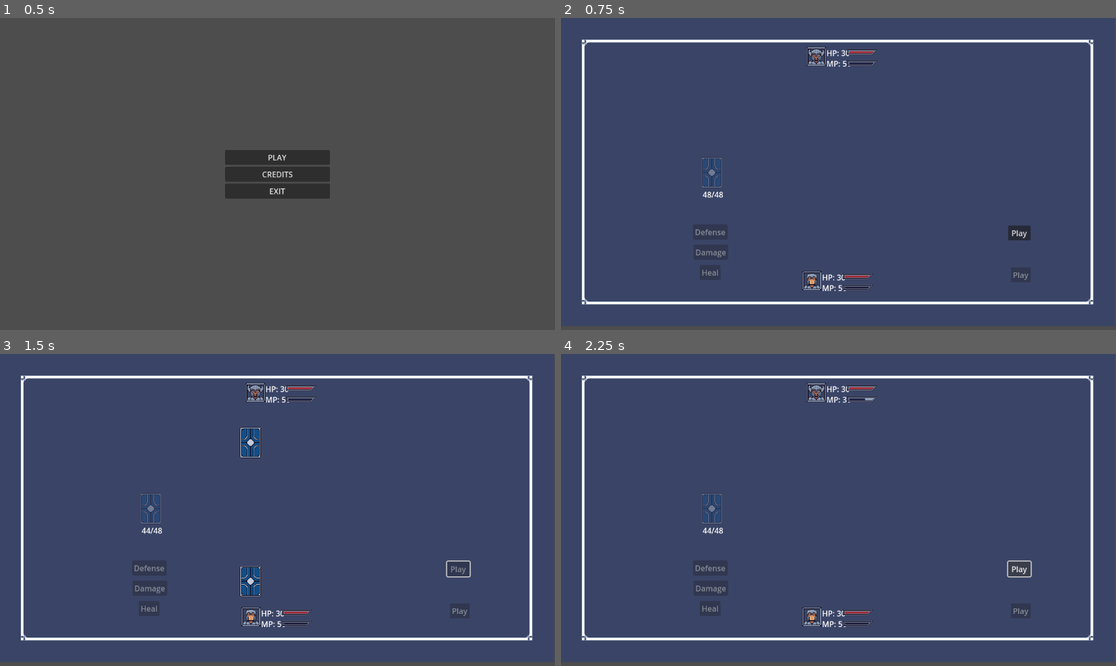
Above: before the commit, frames 1-4 (two rows, left to right).
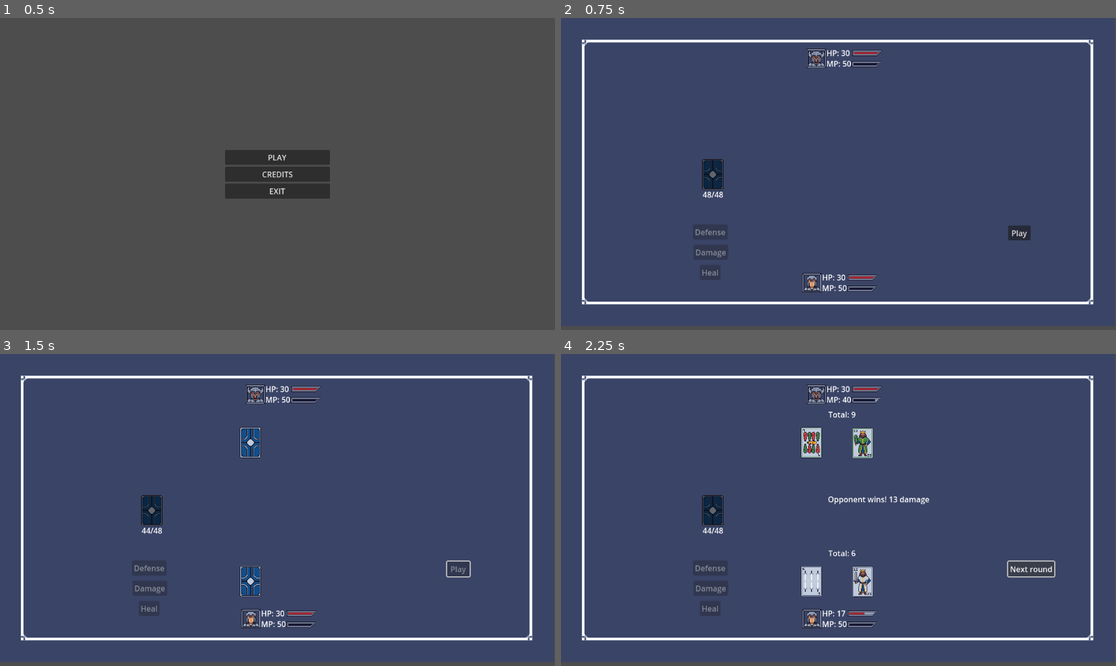
Above: after the commit, the same moments.

Repository: JavoMCL/CardGame
Game: Godot game, scene res://scenes/main_menu.tscn
Two runs of this game, one before a commit and one after it. Both use one fixed random seed, a clock stepped at 60 frames per second and the inputs below. The project has no main scene, so this scene is started directly.
Inputs:
- Up to frame 1 (0.5 s): no input
- Up to frame 2 (0.75 s): click "PLAY" at 0.5 s
- Up to frame 3 (1.5 s): click "Play" at 1.25 s
- Up to frame 4 (2.25 s): click "Next round" (after the commit: "Stand") at 2 s

Frame 1 is identical in both runs. In frame 2, 1.0% of the frame differs, in the area x 25-85%, y 9-88%; in frame 3, 1.0%; in frame 4, 3.1%, in the area x 25-90%, y 9-88%.

Commit message:
UI changes

Diff:
--- a/scenes/character.tscn
+++ b/scenes/character.tscn
@@ -1,7 +1,8 @@
-[gd_scene load_steps=5 format=3 uid="uid://dfw61i62c086h"]
+[gd_scene load_steps=10 format=3 uid="uid://dfw61i62c086h"]
 
 [ext_resource type="Script" uid="uid://ccdxkr2uitndc" path="res://scenes/script/character.gd" id="1_rkhd4"]
 [ext_resource type="Texture2D" uid="uid://dbqd3dhxa1x1t" path="res://tiles/Bar.png" id="2_rkhd4"]
+[ext_resource type="Texture2D" uid="uid://dn8yn1vn8iwq7" path="res://tiles/ManaSkills.png" id="3_lrhn5"]
 
 [sub_resource type="AtlasTexture" id="AtlasTexture_lrhn5"]
 atlas = ExtResource("2_rkhd4")
@@ -10,6 +11,45 @@
 [sub_resource type="AtlasTexture" id="AtlasTexture_my7n2"]
 atlas = ExtResource("2_rkhd4")
 region = Rect2(64.1594, 26.127, 63.8406, 11.7262)
+
+[sub_resource type="AtlasTexture" id="AtlasTexture_0lw5n"]
+atlas = ExtResource("3_lrhn5")
+region = Rect2(0, 16, 16, 16)
+
+[sub_resource type="AtlasTexture" id="AtlasTexture_dp8ca"]
+atlas = ExtResource("3_lrhn5")
+region = Rect2(16, 0, 16, 16)
+
+[sub_resource type="AtlasTexture" id="AtlasTexture_2cgup"]
+atlas = ExtResource("3_lrhn5")
+region = Rect2(0, 0, 16, 16)
+
+[sub_resource type="SpriteFrames" id="SpriteFrames_rkhd4"]
+animations = [{
+"frames": [{
+"duration": 1.0,
+"texture": SubResource("AtlasTexture_0lw5n")
+}],
+"loop": true,
+"name": &"damage",
+"speed": 5.0
+}, {
+"frames": [{
+"duration": 1.0,
+"texture": SubResource("AtlasTexture_dp8ca")
+}],
+"loop": true,
+"name": &"defense",
+"speed": 5.0
+}, {
+"frames": [{
+"duration": 1.0,
+"texture": SubResource("AtlasTexture_2cgup")
+}],
+"loop": true,
+"name": &"heal",
+"speed": 5.0
+}]
 
 [node name="Character" type="Control"]
 layout_mode = 3
@@ -20,8 +60,9 @@
 
 [node name="Portrait" type="TextureRect" parent="."]
 layout_mode = 0
+offset_top = 4.0
 offset_right = 40.0
-offset_bottom = 40.0
+offset_bottom = 44.0
 
 [node name="HpLabel" type="Label" parent="."]
 layout_mode = 0
@@ -39,20 +80,26 @@
 
 [node name="HpBar" type="TextureProgressBar" parent="."]
 layout_mode = 0
-offset_left = 83.0
-offset_top = 5.0
-offset_right = 148.0
-offset_bottom = 45.0
+offset_left = 93.0
+offset_top = 7.0
+offset_right = 158.0
+offset_bottom = 47.0
 value = 100.0
 texture_under = SubResource("AtlasTexture_lrhn5")
 texture_progress = SubResource("AtlasTexture_my7n2")
 
 [node name="MpBar" type="TextureProgressBar" parent="."]
-offset_left = 83.0
-offset_top = 28.0
-offset_right = 148.0
-offset_bottom = 68.0
+layout_mode = 0
+offset_left = 92.0
+offset_top = 30.0
+offset_right = 157.0
+offset_bottom = 70.0
 value = 100.0
 texture_under = SubResource("AtlasTexture_lrhn5")
 texture_progress = SubResource("AtlasTexture_my7n2")
 tint_progress = Color(0.129412, 0.545098, 1, 1)
+
+[node name="SkillSprite" type="AnimatedSprite2D" parent="."]
+position = Vector2(101, 53)
+sprite_frames = SubResource("SpriteFrames_rkhd4")
+animation = &"heal"
--- a/scenes/play.tscn
+++ b/scenes/play.tscn
@@ -22,9 +22,13 @@
 tile_size = Vector2i(32, 32)
 sources/0 = SubResource("TileSetAtlasSource_nak7m")
 
-[sub_resource type="AtlasTexture" id="AtlasTexture_1o7w5"]
+[sub_resource type="AtlasTexture" id="AtlasTexture_efqae"]
 atlas = ExtResource("4_hsi3f")
-region = Rect2(9.74656, 0, 44.6377, 64)
+region = Rect2(0, 0, 64.6923, 64)
+
+[sub_resource type="AtlasTexture" id="AtlasTexture_e1qq8"]
+atlas = ExtResource("4_hsi3f")
+region = Rect2(63.5052, 0, 64.4948, 64)
 
 [node name="Play" type="Node2D"]
 script = ExtResource("1_bq38n")
@@ -49,23 +53,6 @@
 offset_right = 975.0
 offset_bottom = 462.0
 text = "PLAY"
-
-[node name="HitButton" type="Button" parent="CanvasLayer"]
-offset_left = 287.0
-offset_top = 285.0
-offset_right = 343.0
-offset_bottom = 357.0
-text = "
-"
-icon = SubResource("AtlasTexture_1o7w5")
-flat = true
-
-[node name="StandButton" type="Button" parent="CanvasLayer"]
-offset_left = 934.0
-offset_top = 518.0
-offset_right = 975.0
-offset_bottom = 549.0
-text = "Play"
 
 [node name="WinnerLabel" type="Label" parent="CanvasLayer"]
 offset_left = 554.0
@@ -119,6 +106,14 @@
 [node name="EndMenu" parent="CanvasLayer" instance=ExtResource("6_j27tm")]
 visible = false
 
+[node name="HitButton" type="TextureButton" parent="CanvasLayer"]
+offset_left = 283.0
+offset_top = 293.0
+offset_right = 347.0
+offset_bottom = 357.0
+texture_normal = SubResource("AtlasTexture_efqae")
+texture_hover = SubResource("AtlasTexture_e1qq8")
+
 [node name="Camera2D" type="Camera2D" parent="."]
 position = Vector2(578, 324)
 
--- a/scenes/script/character.gd
+++ b/scenes/script/character.gd
@@ -13,13 +13,15 @@
 @onready var portrait: TextureRect = $Portrait
 @onready var hp_label: Label = $HpLabel
 @onready var mana_label: Label = $ManaLabel
-@onready var hp_bar: TextureProgressBar = $HpBar
-@onready var mp_bar: TextureProgressBar = $MpBar
+@onready var skill_sprite: AnimatedSprite2D = $SkillSprite
+@onready var mana_bar: TextureProgressBar = $MpBar
+@onready var health_bar: TextureProgressBar = $HpBar
 
 const DEFENSE_COST := 20
 const DAMAGE_COST := 20
 const HEAL_COST := 30
 const HEAL_AMOUNT := 5
+const HEAL_ICON_DURATION := 0.5
 
 var current_hp: int
 var current_mana: int
@@ -27,10 +29,15 @@
 
 var pending_skill: String = "none"
 
-
 func _ready() -> void:
 	current_hp = max_hp
 	current_mana = max_mana
+
+	health_bar.max_value = max_hp
+	health_bar.value = current_hp
+
+	mana_bar.max_value = max_mana
+	mana_bar.value = current_mana
 
 	if portrait_texture:
 		portrait.texture = portrait_texture
@@ -38,90 +45,65 @@
 	if card_area_path != NodePath(""):
 		card_area = get_node(card_area_path)
 
+	skill_sprite.visible = false
+
 	_update_hp_label()
-	_update_hp_bar()
-
 	_update_mana_label()
-	_update_mp_bar()
-
 
 func get_score() -> int:
 	return card_area.calculate_score()
 
-
 func get_card_count() -> int:
 	return card_area.card_count()
-
 
 func is_special_trio() -> bool:
 	return card_area.is_special_trio()
 
-
 func take_damage(amount: int) -> void:
 	current_hp = max(current_hp - amount, 0)
-
 	_update_hp_label()
 	_update_hp_bar()
-
 	hp_changed.emit(current_hp)
 
 	if current_hp <= 0:
 		defeated.emit()
 
-
 func heal(amount: int) -> void:
 	current_hp = min(current_hp + amount, max_hp)
-
 	_update_hp_label()
 	_update_hp_bar()
-
 	hp_changed.emit(current_hp)
-
 
 func is_alive() -> bool:
 	return current_hp > 0
 
-
 func reset_hp() -> void:
 	current_hp = max_hp
-
 	_update_hp_label()
 	_update_hp_bar()
-
 	hp_changed.emit(current_hp)
-
 
 func reset_mana() -> void:
 	current_mana = max_mana
-
 	_update_mana_label()
-	_update_mp_bar()
-
+	_update_mana_bar()
 	mana_changed.emit(current_mana)
-
 
 func can_afford(cost: int) -> bool:
 	return current_mana >= cost
 
-
 func spend_mana(cost: int) -> void:
 	current_mana = max(current_mana - cost, 0)
-
 	_update_mana_label()
-	_update_mp_bar()
-
+	_update_mana_bar()
 	mana_changed.emit(current_mana)
-
 
 func gain_mana(amount: int) -> void:
 	if current_mana < max_mana:
 		current_mana = min(current_mana + amount, max_mana)
-
 		_update_mana_label()
-		_update_mp_bar()
-
+		_update_mana_bar()
 		mana_changed.emit(current_mana)
-
 
 func use_skill(skill_name: String) -> bool:
 	if pending_skill != "none":
@@ -132,13 +114,10 @@
 	match skill_name:
 		"defense":
 			cost = DEFENSE_COST
-
 		"damage":
 			cost = DAMAGE_COST
-
 		"heal":
 			cost = HEAL_COST
-
 		_:
 			return false
 
@@ -146,36 +125,38 @@
 		return false
 
 	spend_mana(cost)
+	skill_sprite.play(skill_name)
+	skill_sprite.visible = true
 
 	if skill_name == "heal":
 		heal(HEAL_AMOUNT)
+		_hide_heal_icon_after_delay()
 	else:
 		pending_skill = skill_name
 
 	return true
 
+func _hide_heal_icon_after_delay() -> void:
+	await get_tree().create_timer(HEAL_ICON_DURATION).timeout
+
+	if skill_sprite.animation == "heal":
+		skill_sprite.visible = false
 
 func has_used_skill() -> bool:
 	return pending_skill != "none"
 
-
 func clear_pending_skill() -> void:
 	pending_skill = "none"
-
+	skill_sprite.visible = false
 
 func _update_hp_label() -> void:
 	hp_label.text = "HP: %d" % current_hp
 
-
-func _update_hp_bar() -> void:
-	hp_bar.max_value = max_hp
-	hp_bar.value = current_hp
-
-
 func _update_mana_label() -> void:
 	mana_label.text = "MP: %d" % current_mana
 
+func _update_hp_bar() -> void:
+	health_bar.value = current_hp
 
-func _update_mp_bar() -> void:
-	mp_bar.max_value = max_mana
-	mp_bar.value = current_mana
+func _update_mana_bar() -> void:
+	mana_bar.value = current_mana
--- a/scenes/script/play.gd
+++ b/scenes/script/play.gd
@@ -7,8 +7,7 @@
 @onready var opponent_character: Control = $CanvasLayer/OpponentCharacter
 
 @onready var play_button: Button = $CanvasLayer/PlayButton
-@onready var hit_button: Button = $CanvasLayer/HitButton
-@onready var stand_button: Button = $CanvasLayer/StandButton
+@onready var hit_button: TextureButton = $CanvasLayer/HitButton
 @onready var defense_skill_button: Button = $CanvasLayer/DefenseSkillButton
 @onready var damage_skill_button: Button = $CanvasLayer/DamageSkillButton
 @onready var heal_skill_button: Button = $CanvasLayer/HealSkillButton
@@ -23,19 +22,29 @@
 const MAX_FIGHTS := 4
 const MAIN_MENU_SCENE := "res://scenes/main_menu.tscn"
 
+const DISABLED_BUTTON_COLOR := Color(0.5, 0.5, 0.5, 1.0)
+const HOVER_BUTTON_COLOR := Color(1.3, 1.3, 1.3, 1.0)
+const NORMAL_BUTTON_COLOR := Color.WHITE
+
 var round_active: bool = false
 var combat_over: bool = false
 var current_fight: int = 1
 var is_paused: bool = false
 
+
 func _ready() -> void:
 	play_button.pressed.connect(_on_play_pressed)
 	hit_button.pressed.connect(_on_hit_pressed)
-	stand_button.pressed.connect(_on_stand_pressed)
+
 	defense_skill_button.pressed.connect(_on_defense_skill_pressed)
 	damage_skill_button.pressed.connect(_on_damage_skill_pressed)
 	heal_skill_button.pressed.connect(_on_heal_skill_pressed)
+
+	hit_button.mouse_entered.connect(_on_hit_mouse_entered)
+	hit_button.mouse_exited.connect(_on_hit_mouse_exited)
+
 	deck.card_dealt.connect(_on_card_dealt)
+
 	player_character.defeated.connect(_on_character_defeated)
 	opponent_character.defeated.connect(_on_character_defeated)
 
@@ -47,127 +56,183 @@
 	_reset_round()
 	_update_deck_label(deck.cards_remaining())
 
+
 func _unhandled_input(event: InputEvent) -> void:
 	if event.is_action_pressed("ui_cancel"):
 		_toggle_pause()
 
+
 func _toggle_pause() -> void:
 	if combat_over:
-		return # a win/lose/final menu is already showing, ESC shouldn't open pause over it
+		return
 
 	if is_paused:
 		_on_continue_pressed()
 	else:
 		_pause_game()
 
+
 func _pause_game() -> void:
 	is_paused = true
 	get_tree().paused = true
 	end_menu.show_result("Paused", true, true)
 
+
 func _on_continue_pressed() -> void:
 	is_paused = false
 	get_tree().paused = false
 	end_menu.hide_menu()
 
+
 func _on_card_dealt(remaining: int) -> void:
 	_update_deck_label(remaining)
 
+
 func _update_deck_label(remaining: int) -> void:
 	deck_count_label.text = "%d/%d" % [remaining, deck.total_cards()]
 
+
 func _on_play_pressed() -> void:
 	if combat_over:
 		return
 
+	if round_active and winner_label.text != "":
+		_reset_round()
+		_start_round()
+		return
+
 	if round_active:
-		_reset_round()
-		return
-
-	play_button.disabled = true
-	hit_button.disabled = true
-	stand_button.disabled = true
+		_on_stand_pressed()
+		return
+
+	_start_round()
+
+
+func _start_round() -> void:
+	_set_button_disabled(play_button, true)
+	_set_button_disabled(hit_button, true)
 	_disable_skill_buttons()
+
 	winner_label.text = ""
 	round_active = true
 
 	player_character.clear_pending_skill()
 	opponent_character.clear_pending_skill()
 
-	player_area.receive_cards(deck.deal(), deck.deal(), true)
-	await opponent_area.receive_cards(deck.deal(), deck.deal(), false)
+	player_area.receive_cards(
+		deck.deal(),
+		deck.deal(),
+		true
+	)
+
+	await opponent_area.receive_cards(
+		deck.deal(),
+		deck.deal(),
+		false
+	)
 
 	_opponent_decide()
 
-	play_button.text = "Next round"
-	play_button.disabled = false
-	hit_button.disabled = false
-	stand_button.disabled = false
+	play_button.text = "Stand"
+
+	_set_button_disabled(play_button, false)
+	_set_button_disabled(hit_button, false)
 	_enable_skill_buttons()
+
 
 func _on_hit_pressed() -> void:
 	if player_area.has_third_card():
 		return
-	hit_button.disabled = true
+
+	_set_button_disabled(hit_button, true)
 	_disable_skill_buttons()
+
 	await player_area.add_extra_card(deck.deal())
+
+
+func _on_hit_mouse_entered() -> void:
+	if not hit_button.disabled:
+		hit_button.modulate = HOVER_BUTTON_COLOR
+
+
+func _on_hit_mouse_exited() -> void:
+	if not hit_button.disabled:
+		hit_button.modulate = NORMAL_BUTTON_COLOR
+
 
 func _on_defense_skill_pressed() -> void:
 	_try_use_player_skill("defense")
 
+
 func _on_damage_skill_pressed() -> void:
 	_try_use_player_skill("damage")
 
+
 func _on_heal_skill_pressed() -> void:
 	_try_use_player_skill("heal")
+
 
 func _try_use_player_skill(skill_name: String) -> void:
 	if player_character.use_skill(skill_name):
 		_disable_skill_buttons()
+
 
 func _disable_skill_buttons() -> void:
 	defense_skill_button.disabled = true
 	damage_skill_button.disabled = true
 	heal_skill_button.disabled = true
 
+
 func _enable_skill_buttons() -> void:
 	defense_skill_button.disabled = false
 	damage_skill_button.disabled = false
 	heal_skill_button.disabled = false
 
+
 func _opponent_decide() -> void:
 	var initial_score: int = opponent_area.calculate_score()
 
 	if opponent_character.current_hp < opponent_character.max_hp - OPPONENT_HEAL_HP_THRESHOLD \
 			and randf() < OPPONENT_HEAL_CHANCE:
 		opponent_character.use_skill("heal")
+
 	elif initial_score >= 7:
 		opponent_character.use_skill("damage")
+
 	elif initial_score <= 5:
 		opponent_character.use_skill("defense")
 
 	if opponent_area.has_third_card():
 		return
+
 	if opponent_area.calculate_score() < 7:
 		opponent_area.decide_extra_card(deck.deal())
 
+
 func _on_stand_pressed() -> void:
 	opponent_area.reveal_all()
 
 	player_area.show_result()
 	opponent_area.show_result()
 
-	hit_button.disabled = true
-	stand_button.disabled = true
+	_set_button_disabled(hit_button, true)
 	_disable_skill_buttons()
 
 	var result: Dictionary = resolve_combat()
+
 	winner_label.text = result["message"]
+
 	_apply_damage(result)
 	_apply_round_mana(result)
 
 	player_character.clear_pending_skill()
 	opponent_character.clear_pending_skill()
+
+	round_active = true
+
+	play_button.text = "Next round"
+	_set_button_disabled(play_button, false)
+
 
 func resolve_combat() -> Dictionary:
 	var player_score: int = player_character.get_score()
@@ -178,19 +243,55 @@
 		var opponent_cards: int = opponent_character.get_card_count()
 
 		if player_cards == opponent_cards:
-			return {"winner": "draw", "damage": 0, "message": "Draw"}
+			return {
+				"winner": "draw",
+				"damage": 0,
+				"message": "Draw"
+			}
 
 		if player_cards < opponent_cards:
-			return _build_result("player", player_score, opponent_score, " (fewer cards)", true)
-		else:
-			return _build_result("opponent", opponent_score, player_score, " (fewer cards)", true)
+			return _build_result(
+				"player",
+				player_score,
+				opponent_score,
+				" (fewer cards)",
+				true
+			)
+
+		return _build_result(
+			"opponent",
+			opponent_score,
+			player_score,
+			" (fewer cards)",
+			true
+		)
 
 	if player_score > opponent_score:
-		return _build_result("player", player_score, opponent_score, "", player_score == NINE_SCORE)
-	else:
-		return _build_result("opponent", opponent_score, player_score, "", opponent_score == NINE_SCORE)
-
-func _build_result(winner: String, winner_score: int, loser_score: int, suffix: String, ignore_defense: bool) -> Dictionary:
+		return _build_result(
+			"player",
+			player_score,
+			opponent_score,
+			"",
+			player_score == NINE_SCORE
+		)
+
+	return _build_result(
+		"opponent",
+		opponent_score,
+		player_score,
+		"",
+		opponent_score == NINE_SCORE
+	)
+
+
+func _build_result(
+	winner: String,
+	winner_score: int,
+	loser_score: int,
+	suffix: String,
+	ignore_defense: bool
+) -> Dictionary:
+
 	var damage: int = winner_score if ignore_defense else max(winner_score - loser_score, 0)
 
 	var winner_character: Control = player_character if winner == "player" else opponent_character
@@ -200,7 +301,7 @@
 	var loser_used_defense: bool = loser_character.pending_skill == "defense"
 
 	if winner_used_damage and loser_used_defense:
-		pass # opposing skills cancel out
+		pass
 	elif winner_used_damage:
 		damage = int(floor(damage * 1.5))
 	elif loser_used_defense:
@@ -209,7 +310,12 @@
 	var who: String = "You win" if winner == "player" else "Opponent wins"
 	var message: String = "%s%s! %d damage" % [who, suffix, damage]
 
-	return {"winner": winner, "damage": damage, "message": message}
+	return {
+		"winner": winner,
+		"damage": damage,
+		"message": message
+	}
+
 
 func _apply_damage(result: Dictionary) -> void:
 	if result["winner"] == "player":
@@ -217,17 +323,31 @@
 	elif result["winner"] == "opponent":
 		player_character.take_damage(result["damage"])
 
+
 func _apply_round_mana(result: Dictionary) -> void:
 	if result["winner"] == "player":
 		player_character.gain_mana(ROUND_WIN_MANA)
 	elif result["winner"] == "opponent":
 		opponent_character.gain_mana(ROUND_WIN_MANA)
 
+
+func _set_button_disabled(button: BaseButton, disabled: bool) -> void:
+	button.disabled = disabled
+
+	if button == hit_button:
+		if disabled:
+			hit_button.modulate = DISABLED_BUTTON_COLOR
+		elif hit_button.is_hovered():
+			hit_button.modulate = HOVER_BUTTON_COLOR
+		else:
+			hit_button.modulate = NORMAL_BUTTON_COLOR
+
+
 func _on_character_defeated() -> void:
 	combat_over = true
-	play_button.disabled = true
-	hit_button.disabled = true
-	stand_button.disabled = true
+
+	_set_button_disabled(play_button, true)
+	_set_button_disabled(hit_button, true)
 	_disable_skill_buttons()
 
 	var player_alive: bool = player_character.is_alive()
@@ -235,18 +355,28 @@
 
 	if not player_alive and not opponent_alive:
 		end_menu.show_result("Double KO - Draw", false)
+
 	elif not player_alive:
 		end_menu.show_result("GAME OVER - You lost", false)
+
 	else:
 		if current_fight < MAX_FIGHTS:
-			end_menu.show_result("Fight %d won!" % current_fight, true)
+			end_menu.show_result(
+				"Fight %d won!" % current_fight,
+				true
+			)
 		else:
-			end_menu.show_result("VICTORY! You won the match", false)
+			end_menu.show_result(
+				"VICTORY! You won the match",
+				false
+			)
+
 
 func _on_next_fight_pressed() -> void:
 	current_fight += 1
 	end_menu.hide_menu()
 	_start_new_fight()
+
 
 func _on_restart_pressed() -> void:
 	is_paused = false
@@ -255,28 +385,37 @@
 	end_menu.hide_menu()
 	_start_new_fight()
 
+
 func _on_exit_pressed() -> void:
 	is_paused = false
 	get_tree().paused = false
 	get_tree().change_scene_to_file(MAIN_MENU_SCENE)
 
+
 func _start_new_fight() -> void:
 	player_character.reset_hp()
 	player_character.reset_mana()
 	player_character.clear_pending_skill()
+
 	opponent_character.reset_hp()
 	opponent_character.reset_mana()
 	opponent_character.clear_pending_skill()
+
 	combat_over = false
 	_reset_round()
-	play_button.disabled = false
+
 
 func _reset_round() -> void:
 	player_area.reset()
 	opponent_area.reset()
+
 	round_active = false
+
 	play_button.text = "Play"
-	hit_button.disabled = true
-	stand_button.disabled = true
+
+	_set_button_disabled(play_button, false)
+	_set_button_disabled(hit_button, true)
+
 	_disable_skill_buttons()
+
 	winner_label.text = ""
Not shown: 1 places in scenes/play.tscn that only renumber resources
Binary file added: tiles/ManaSkills.png
Not shown, added: tiles/ManaSkills.png.import
Binary file added: tiles/SpecialSkills.png
Not shown, added: tiles/SpecialSkills.png.import
